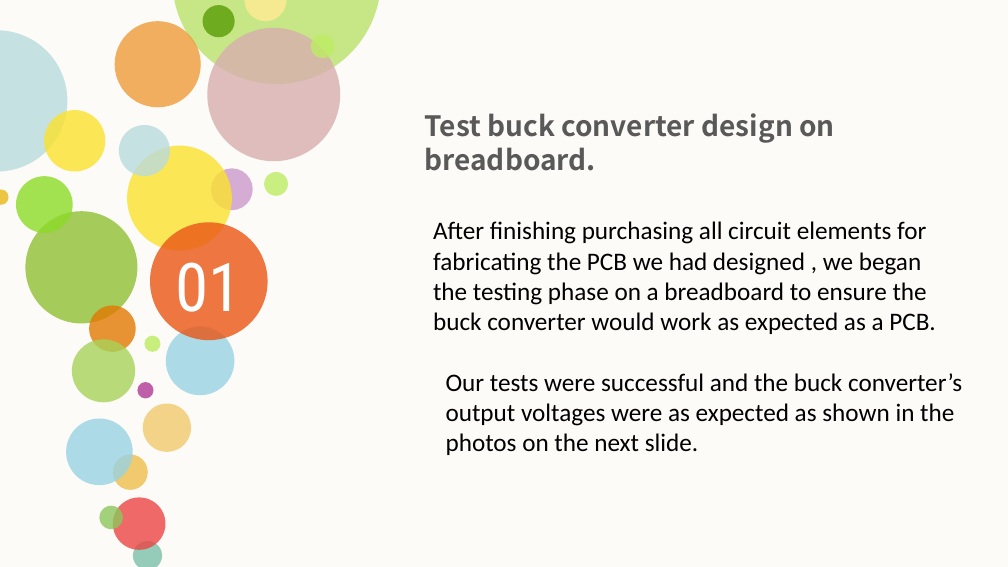
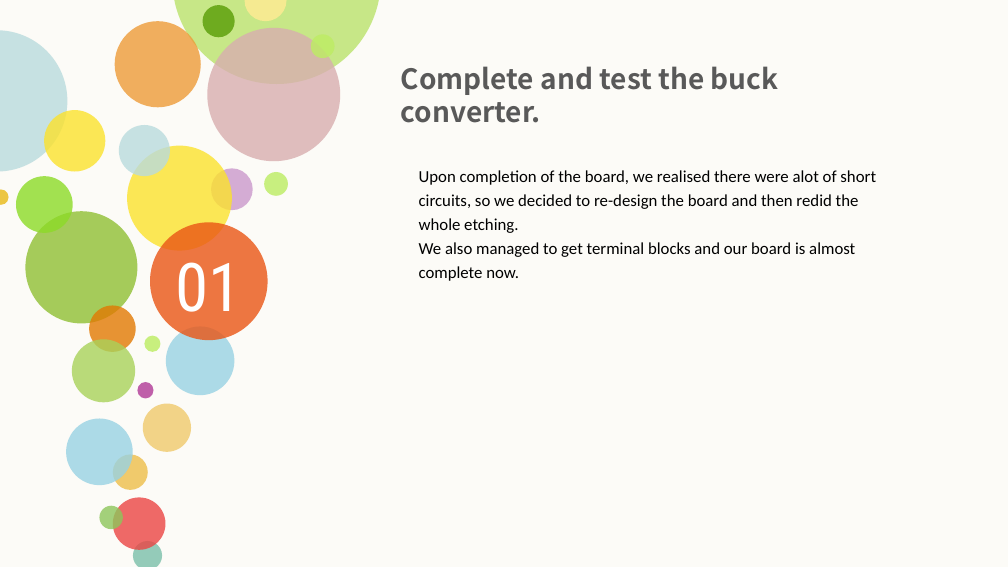
Before and after one commit to jibebe-jkuat/internship2023, a slide deck: slide 3 of electrical/Week 10 progress report.pptx. Drawn at 1008x567 pixels with LibreOffice and Linux fonts; fonts in the diff are those of the drawing. Boxes give left, top, right and bottom in pixels: in the first picture for what was removed or moved away, otherwise in the second. Text is boxed around its words. In the diff, an @@ line names an element or a change of style, - is before the commit and + after.

```diff
--- a/electrical/Week 10 progress report.pptx
+++ b/electrical/Week 10 progress report.pptx
@@ text at <box>401,66,779,123</box>: text changed @@
-Test buck converter design on breadboard.
+Complete and test the buck converter.
@@ text added at <box>419,170,876,281</box>, 12 pt, text #000000 @@
+Upon completion of the board, we realised there were alot of short
+circuits, so we decided to re-design the board and then redid the
+whole etching.
+We also managed to get terminal blocks and our board is almost
+complete now.
@@ text removed at <box>433,221,935,334</box> @@
-After finishing purchasing all circuit elements for
-fabricating the PCB we had designed , we began
-the testing phase on a breadboard to ensure the
-buck converter would work as expected as a PCB.
@@ text removed at <box>446,373,962,455</box> @@
-Our tests were successful and the buck converter’s
-output voltages were as expected as shown in the
-photos on the next slide.
```
Also in this commit, not shown: 4 other slides changed, 7 slides removed.
